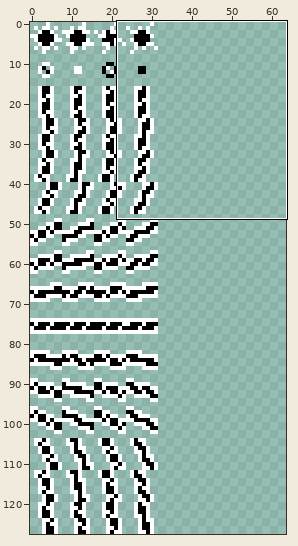
Sprite sheet, stored at resources/sprites/ritual.png. Above: a wide view before the commit, with the close-up outlined.
Close-up. Before:
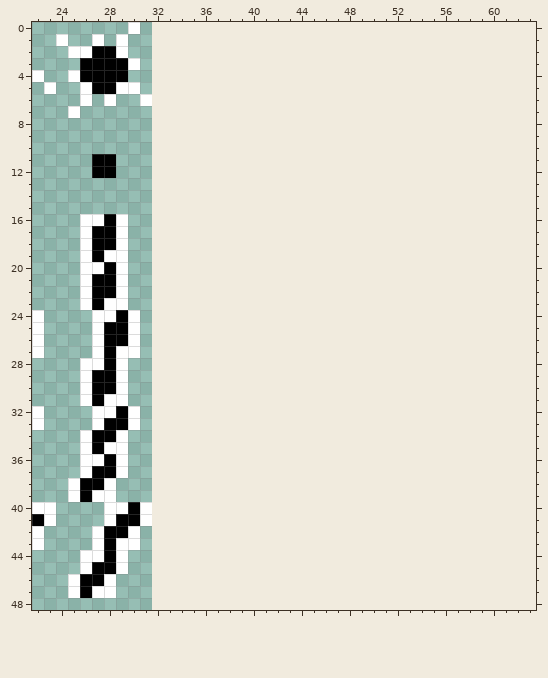
The file is 32x128 pixels. Shown: x 22..63, y 0..48. The old version is drawn lined up with the new one, on the new canvas.
After the commit:
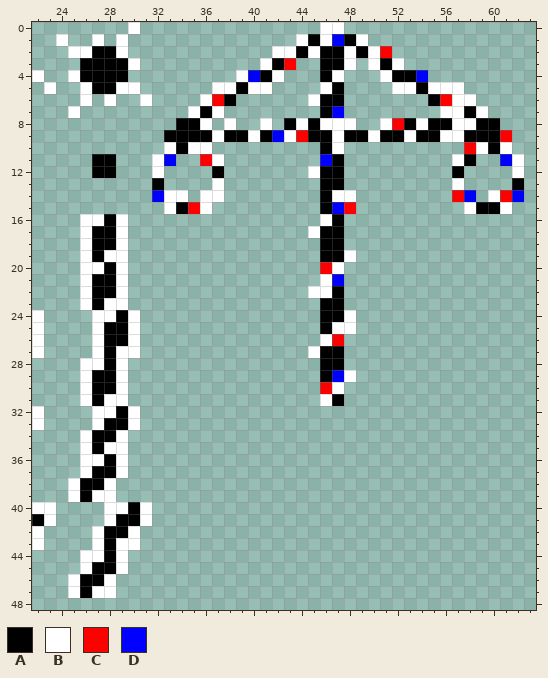
Palette (. is transparent): A #000000  B #ffffff  C #ff0000  D #0000ff
From old to new:
{"change": "canvas 32x128 -> 64x128"}
{"y":0,"x":46,"old":"..","new":"BB"}
{"y":1,"x":44,"old":"......","new":"BABDAB"}
{"y":2,"x":42,"old":"..........","new":"BBABAABABC"}
{"y":3,"x":41,"old":"...","new":"BAC"}
{"y":3,"x":46,"old":"...","new":"AAB"}
{"y":3,"x":50,"old":"...","new":"BAB"}
{"y":4,"x":39,"old":"....","new":"BDAB"}
{"y":4,"x":46,"old":"..","new":"AB"}
{"y":4,"x":51,"old":"....","new":"BAAD"}
{"y":5,"x":37,"old":".....","new":"BBABB"}
{"y":5,"x":46,"old":"..","new":"BA"}
{"y":5,"x":52,"old":"......","new":"BBABBB"}
{"y":6,"x":36,"old":"...","new":"BCA"}
{"y":6,"x":45,"old":"...","new":"BAA"}
{"y":6,"x":55,"old":"....","new":"ACBB"}
{"y":7,"x":35,"old":"...","new":"BAB"}
{"y":7,"x":46,"old":"..","new":"AD"}
{"y":7,"x":56,"old":"....","new":"BBAB"}
{"y":8,"x":34,"old":"...","new":"AAB"}
{"y":8,"x":38,"old":".","new":"B"}
{"y":8,"x":41,"old":".","new":"B"}
{"y":8,"x":43,"old":"......","new":"ABABBB"}
{"y":8,"x":51,"old":"..........","new":"BCABAABBAA"}
{"y":9,"x":33,"old":".............................","new":"AAAABAABADBCAABAABAABAABBAAAC"}
{"y":10,"x":33,"old":"....","new":"BABB"}
{"y":10,"x":46,"old":"..","new":"AB"}
{"y":10,"x":58,"old":"....","new":"CBAB"}
{"y":11,"x":32,"old":"..","new":"BD"}
{"y":11,"x":36,"old":"..","new":"CB"}
{"y":11,"x":46,"old":"..","new":"DA"}
{"y":11,"x":57,"old":"..","new":"BA"}
{"y":11,"x":61,"old":"..","new":"DB"}
{"y":12,"x":32,"old":".","new":"B"}
{"y":12,"x":37,"old":".","new":"A"}
{"y":12,"x":45,"old":"...","new":"BAA"}
{"y":12,"x":57,"old":".","new":"A"}
{"y":12,"x":62,"old":".","new":"B"}
{"y":13,"x":32,"old":".","new":"A"}
{"y":13,"x":37,"old":".","new":"B"}
{"y":13,"x":46,"old":"..","new":"AA"}
{"y":13,"x":57,"old":".","new":"B"}
{"y":13,"x":62,"old":".","new":"A"}
{"y":14,"x":32,"old":"...","new":"DBB"}
{"y":14,"x":36,"old":"..","new":"BB"}
{"y":14,"x":46,"old":"...","new":"ABB"}
{"y":14,"x":57,"old":"..","new":"CD"}
{"y":14,"x":60,"old":"...","new":"BCD"}
{"y":15,"x":33,"old":"....","new":"BACB"}
{"y":15,"x":46,"old":"...","new":"ADC"}
{"y":15,"x":58,"old":"....","new":"BAAB"}
{"y":16,"x":46,"old":"..","new":"BA"}
{"y":17,"x":45,"old":"...","new":"BAA"}
{"y":18,"x":46,"old":"..","new":"AA"}
{"y":19,"x":46,"old":"...","new":"AAB"}
{"y":20,"x":46,"old":"..","new":"CB"}
{"y":21,"x":46,"old":"..","new":"BD"}
{"y":22,"x":45,"old":"...","new":"BBA"}
{"y":23,"x":46,"old":"..","new":"AA"}
{"y":24,"x":46,"old":"...","new":"AAB"}
{"y":25,"x":46,"old":"...","new":"ABB"}
{"y":26,"x":46,"old":"..","new":"BC"}
{"y":27,"x":45,"old":"...","new":"BAA"}
{"y":28,"x":46,"old":"..","new":"AA"}
{"y":29,"x":46,"old":"...","new":"ADB"}
{"y":30,"x":46,"old":"..","new":"CB"}
{"y":31,"x":46,"old":"..","new":"BA"}
